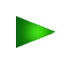
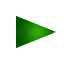
Layered file, before and after one edit (64x64). Changes by layer:
added layer "Layer #3" above "Layer #1" over 16, 16, 56, 48
